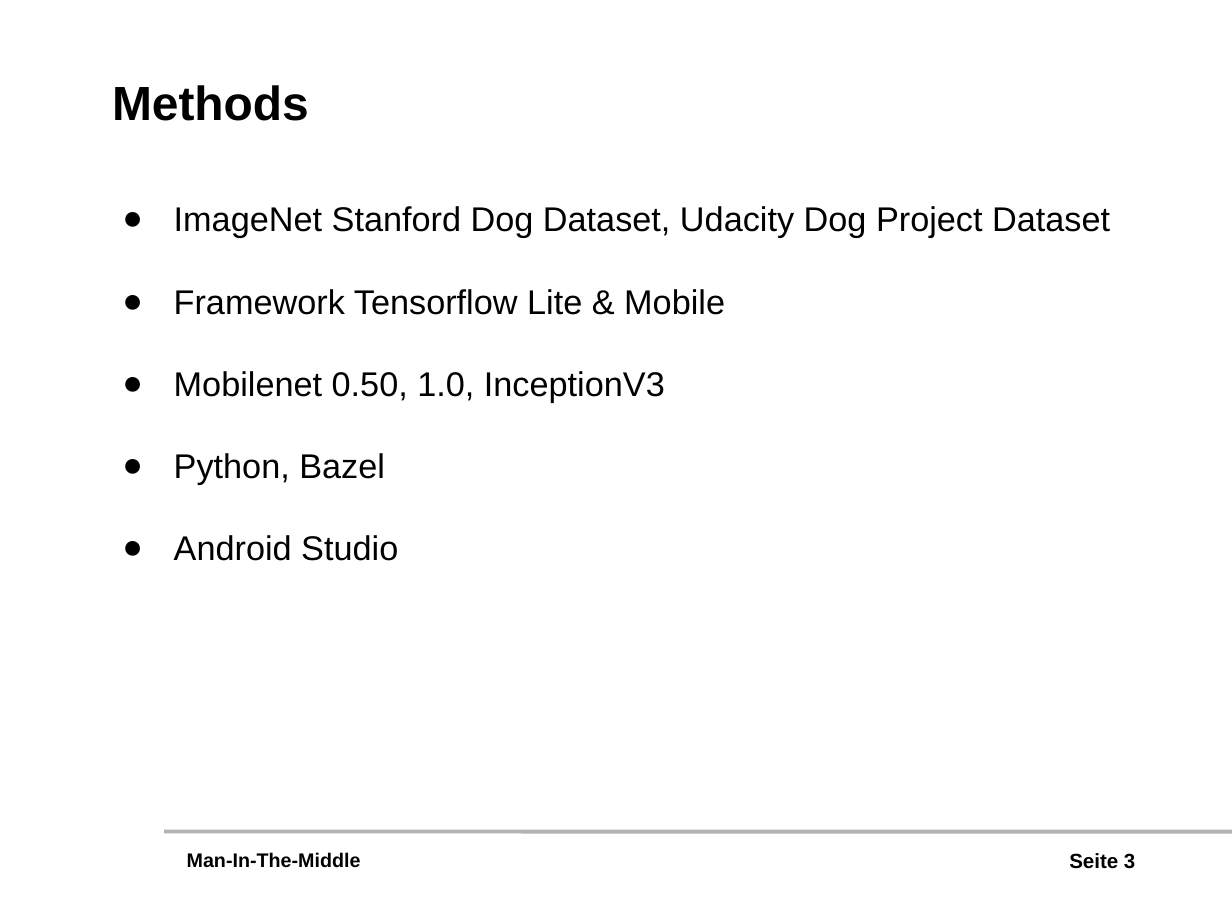
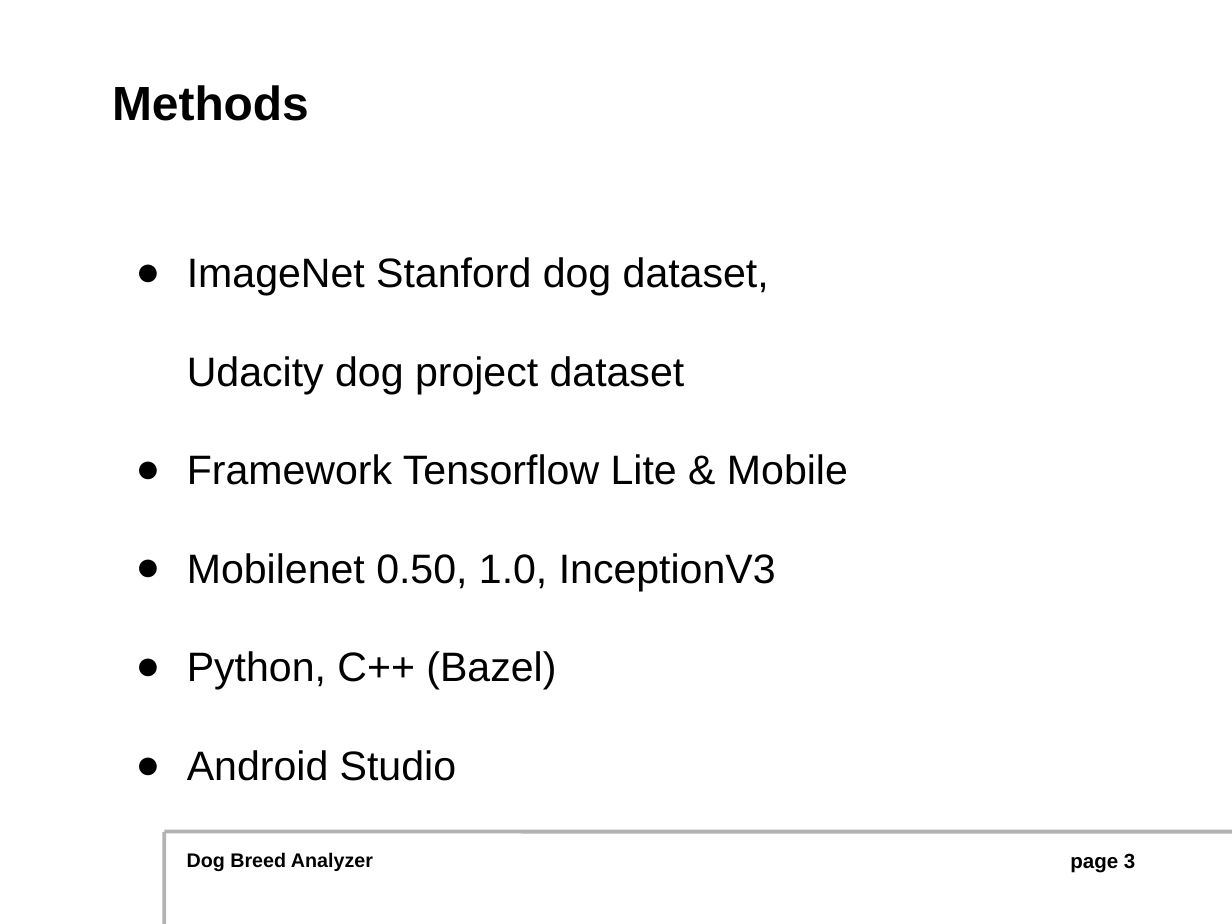
Before and after one commit to awilsee/dl, a slide deck: slide 3 of Präsentation/Präsentation.pptx. Drawn at 1232x924 pixels with LibreOffice and Linux fonts; fonts in the diff are those of the drawing; background and template pictures are left out. Boxes give left, top, right and bottom in pixels: in the first picture for what was removed or moved away, otherwise in the second. Text is boxed around its words. In the diff, an @@ line names an element or a change of style, - is before the commit and + after.

```diff
--- a/Präsentation/Präsentation.pptx
+++ b/Präsentation/Präsentation.pptx
@@ text "ImageNet Stanford dog dataset, Udacity ..." moved from (x1=174, y1=206, x2=1110, y2=561) to (x1=187, y1=257, x2=848, y2=781) @@
@@ text at (x1=187, y1=257, x2=769, y2=394): text changed; size 20 to 24 pt @@
-● ImageNet Stanford Dog Dataset, Udacity Dog Project Dataset
+● ImageNet Stanford dog dataset,
+  Udacity dog project dataset
@@ text at (x1=187, y1=454, x2=848, y2=781): size 20 to 24 pt in "Framework Tensorflow Lite & Mobile", "Mobilenet 0.50, 1.0, InceptionV3", "Android Studio" @@
@@ text at (x1=187, y1=651, x2=556, y2=690): text changed; size 20 to 24 pt @@
-● Python, Bazel
+● Python, C++ (Bazel)
@@ freeform shape added at (x1=164, y1=832, x2=164, y2=924), outline #B2B2B2 2.24 pt @@
@@ text at (x1=187, y1=852, x2=373, y2=871): text changed @@
-Man-In-The-Middle
+Dog Breed Analyzer
@@ page number at (x1=1070, y1=853, x2=1135, y2=873): text changed @@
-Seite 3
+page 3
```
Also in this commit, not shown: 3 other slides changed, 3 slides added, 1 slide removed, 1 other file.
